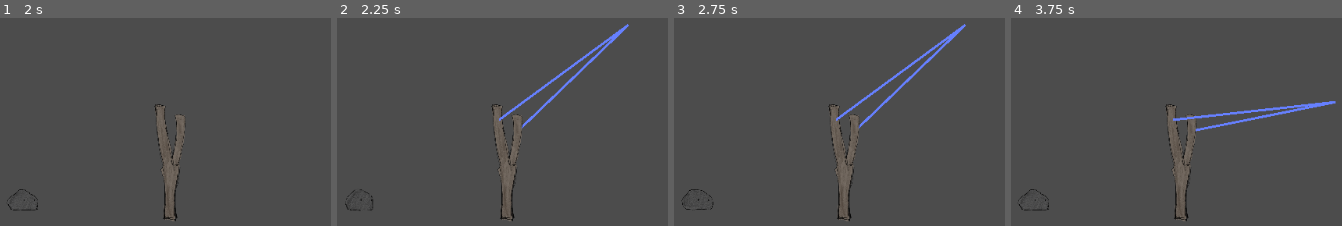
Above: before the commit, frames 1-4 (left to right).
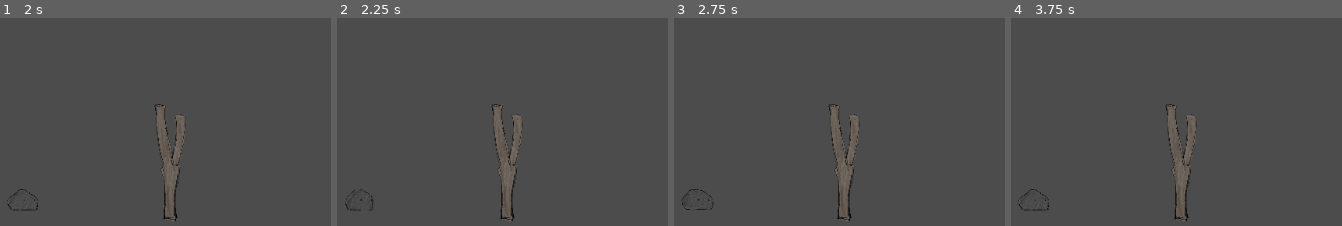
Above: after the commit, the same moments.

Repository: NotBirds/Not-Birds
Game: Godot game, scene res://scenes/scnLevel.tscn
Same seed, same stepped clock (60 frames per second), same inputs: the game is played once before the commit and once after it.
Inputs (mouse positions are in pixels of both pictures, inside the frame that each line leads up to):
- Up to frame 1 (2 s): tap Enter at 0.5 s; move the mouse to (76, 119) at 0.52 s; press the mouse at (76, 119) at 0.53 s; tap Space at 1.25 s; move the mouse to (outside the picture) at 1.27 s; release the mouse at (outside the picture) at 1.28 s; click (outside the picture) at 1.35 s
- Up to frame 2 (2.25 s): tap Enter at 2 s; move the mouse to (outside the picture) at 2.02 s; press the mouse at (outside the picture) at 2.03 s
- Up to frame 3 (2.75 s): no input
- Up to frame 4 (3.75 s): tap Space at 2.75 s; move the mouse to (outside the picture) at 2.77 s; release the mouse at (outside the picture) at 2.78 s; click (outside the picture) at 2.85 s; tap Enter at 3.5 s; move the mouse to (outside the picture) at 3.52 s; press the mouse at (outside the picture) at 3.53 s

Frame 1 is identical in both runs. In frame 2, 1.3% of the frame differs, in the area x 48-89%, y 2-54%; in frame 3, 1.3%; in frame 4, 1.3%.

Commit message:
Update scptSlingshot.gd

Diff:
--- a/scripts/scptSlingshot.gd
+++ b/scripts/scptSlingshot.gd
@@ -1,31 +1,34 @@
 extends Node2D
-var can_be_used = true;
+var can_be_used = false;
 var mouse_pos
 onready var top_sling = $lTop_sling
 onready var down_sling = $Sprite/lDown_sling
 onready var sling_center = $pCenter
 
 func _ready():
-	top_sling.hide()
-	down_sling.hide()
-	sling_center = sling_center.position #if the sling is going to move, remember to update this poss
+    top_sling.hide()
+    down_sling.hide()
+    sling_center = sling_center.position #if the sling is going to move, remember to update this poss
 
 func _process(_delta):
-	if !can_be_used:
-		return
+    if !can_be_used:
+        return
 
 func _input(event):
-	if Input.is_action_pressed("leftMouse"):
-			mouse_pos = get_local_mouse_position()
-			top_sling.show()
-			down_sling.show()
-			if mouse_pos.distance_to(sling_center) > 1000:
-				mouse_pos = ((mouse_pos - sling_center).normalized() * 1000  + sling_center)
-			top_sling.points[0] = mouse_pos
-			down_sling.points[0] = mouse_pos
-	else:
-		top_sling.hide()
-		down_sling.hide()
+    if !can_be_used:
+        return
+    if Input.is_action_pressed("leftMouse"):
+            mouse_pos = get_local_mouse_position()
+            top_sling.show()
+            down_sling.show()
+            if mouse_pos.distance_to(sling_center) > 1000:
+                mouse_pos = ((mouse_pos - sling_center).normalized() * 1000  + sling_center)
+            top_sling.points[0] = mouse_pos
+            down_sling.points[0] = mouse_pos
+    else:
+        top_sling.hide()
+        down_sling.hide()
+        can_be_used = false
 
-#func _on_aSlingshot_Hitbox_input_event(viewport, event, shape_idx):
-#	pass # Replace with function body.
+func _on_aSlingshot_Hitbox_input_event(viewport, event, shape_idx):
+    can_be_used = true
